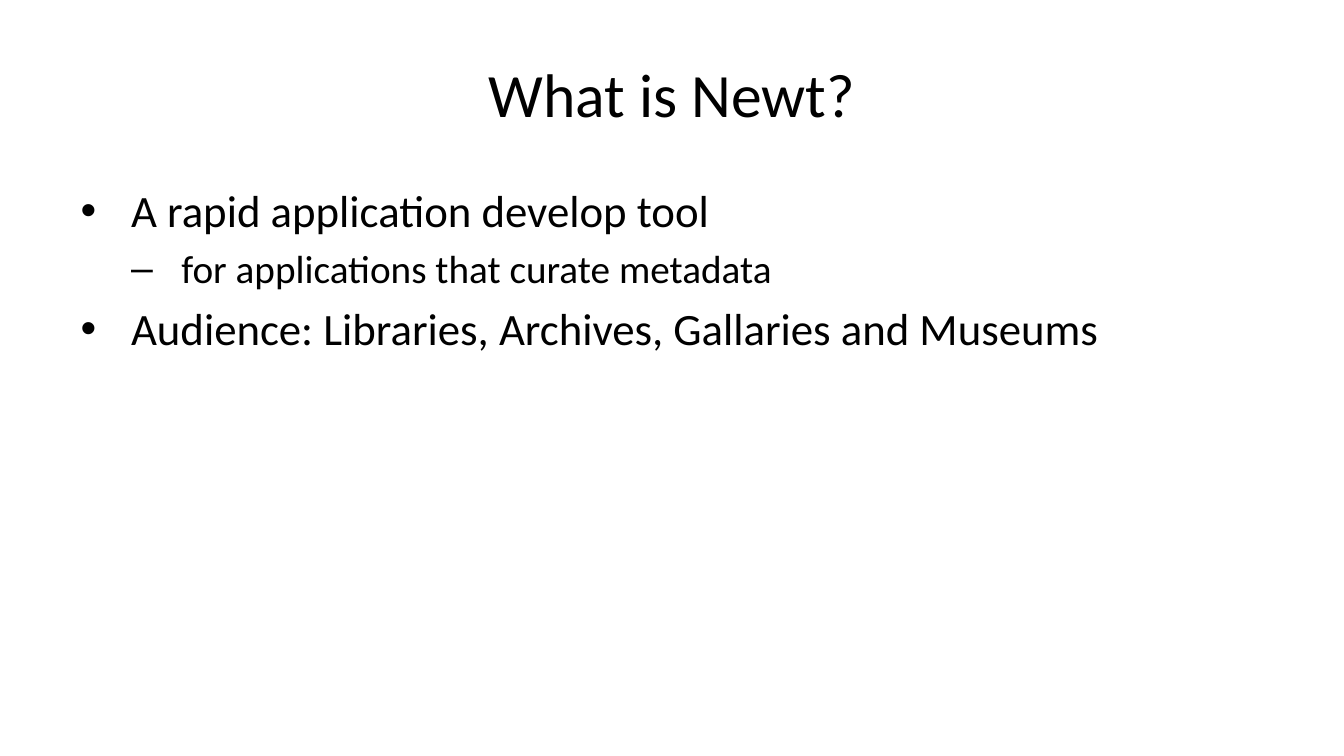
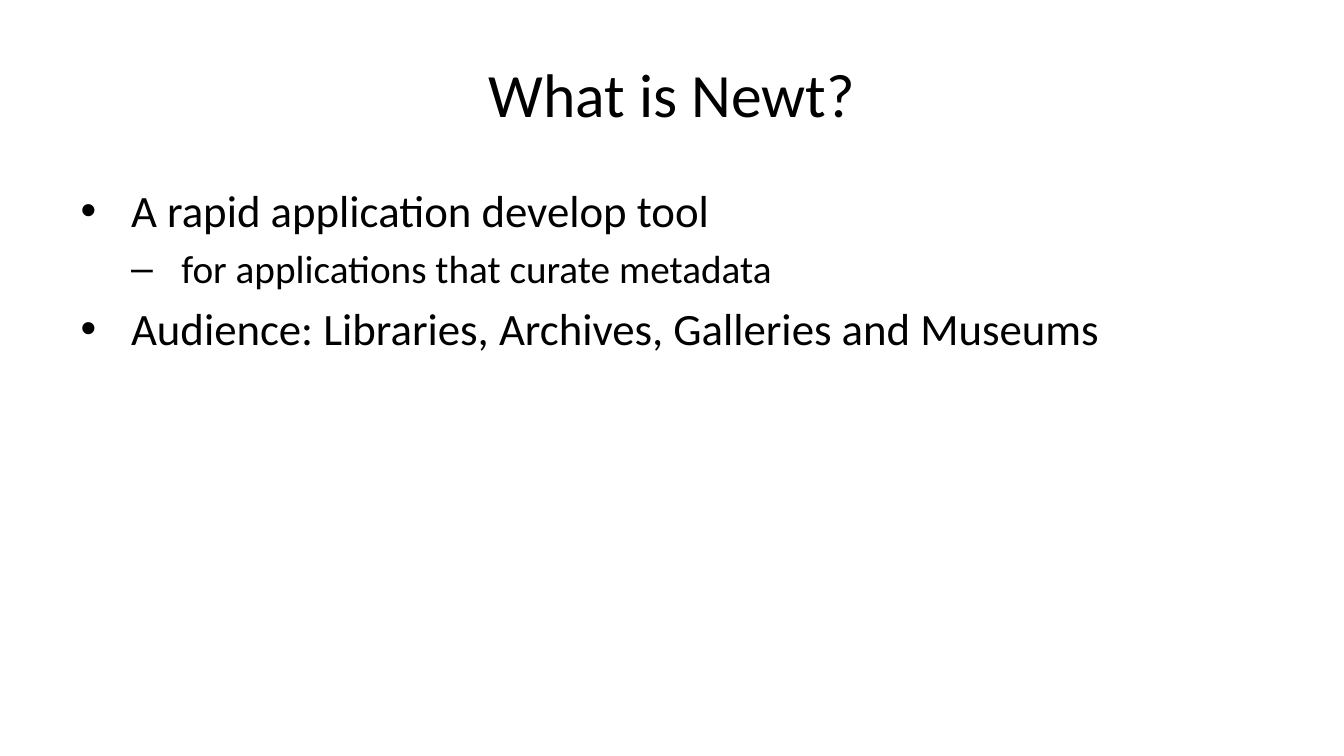
Before and after one commit to caltechlibrary/newt, a slide deck: slide 2 of presentation3/newt-p3.pptx. Drawn at 1344x756 pixels with LibreOffice and Linux fonts; fonts in the diff are those of the drawing. Boxes give left, top, right and bottom in pixels: in the first picture for what was removed or moved away, otherwise in the second. Text is boxed around its words. In the diff, an @@ line names an element or a change of style, - is before the commit and + after.

```diff
--- a/presentation3/newt-p3.pptx
+++ b/presentation3/newt-p3.pptx
@@ text at box(131, 314, 1098, 351): text changed @@
-• Audience: Libraries, Archives, Gallaries and Museums
+• Audience: Libraries, Archives, Galleries and Museums
```
Also in this commit, not shown: 16 other slides changed, 3 slides added, 3 slides removed, 21 other files.
